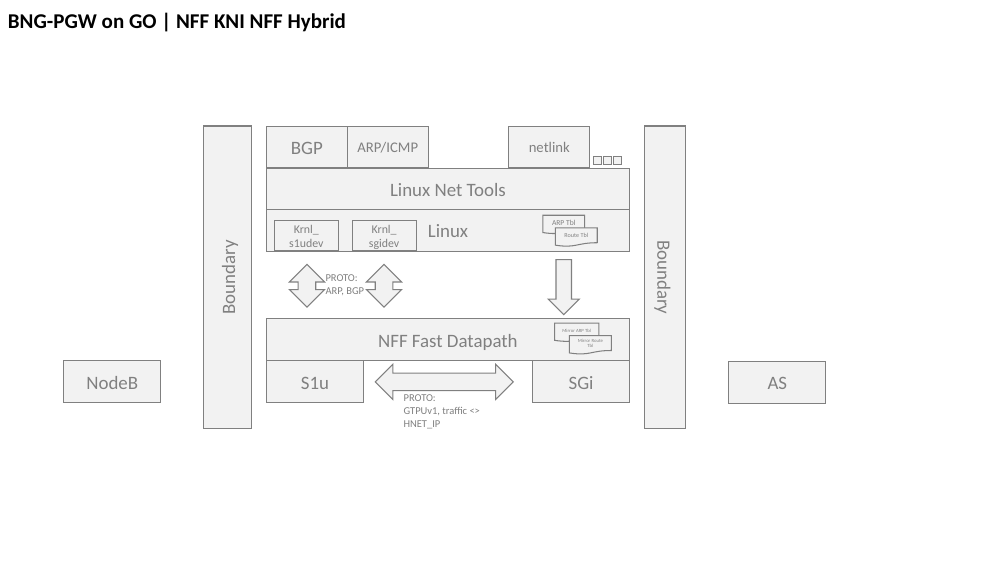
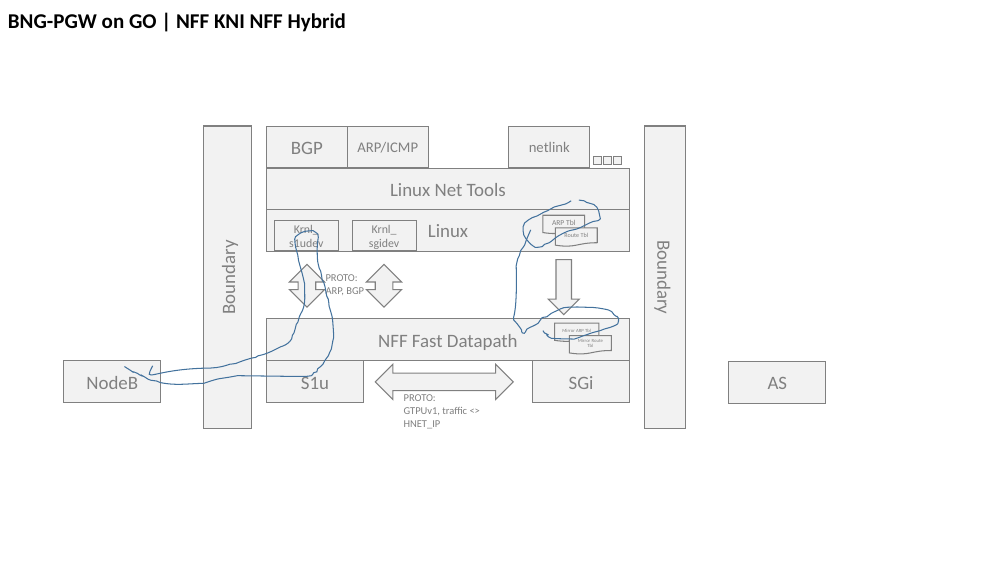
Before and after one commit to b4dboy/nff-go, a slide deck: slide 7 of Fixed BNG PGW on GO over NFF.pptx (slide 5 before the commit). Drawn at 1008x567 pixels with LibreOffice and Linux fonts; fonts in the diff are those of the drawing. Boxes give left, top, right and bottom in pixels: in the first picture for what was removed or moved away, otherwise in the second. Text is boxed around its words. In the diff, an @@ line names an element or a change of style, - is before the commit and + after.

```diff
--- a/Fixed BNG PGW on GO over NFF.pptx
+++ b/Fixed BNG PGW on GO over NFF.pptx
@@ freeform shape added at <box>523,200,600,248</box>, outline #43739E 1 pt @@
@@ freeform shape added at <box>125,231,334,384</box>, outline #43739E 1 pt @@
@@ freeform shape added at <box>513,230,619,339</box>, outline #43739E 1 pt @@
```
Also in this commit, not shown: 2 slides added.
